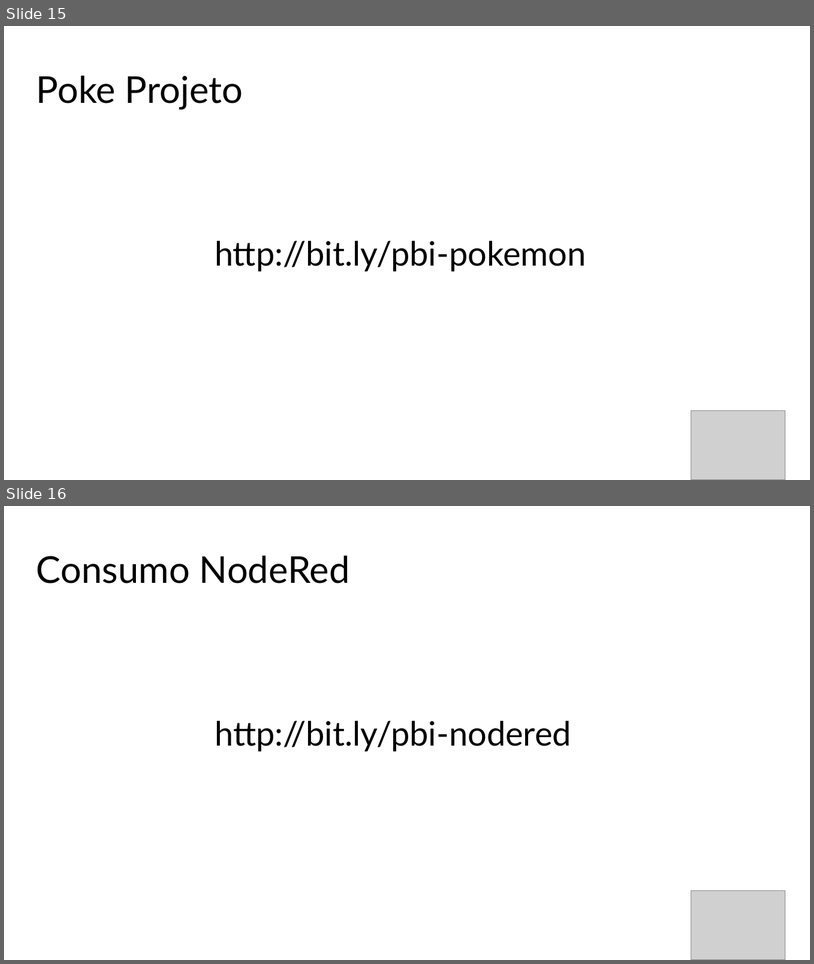
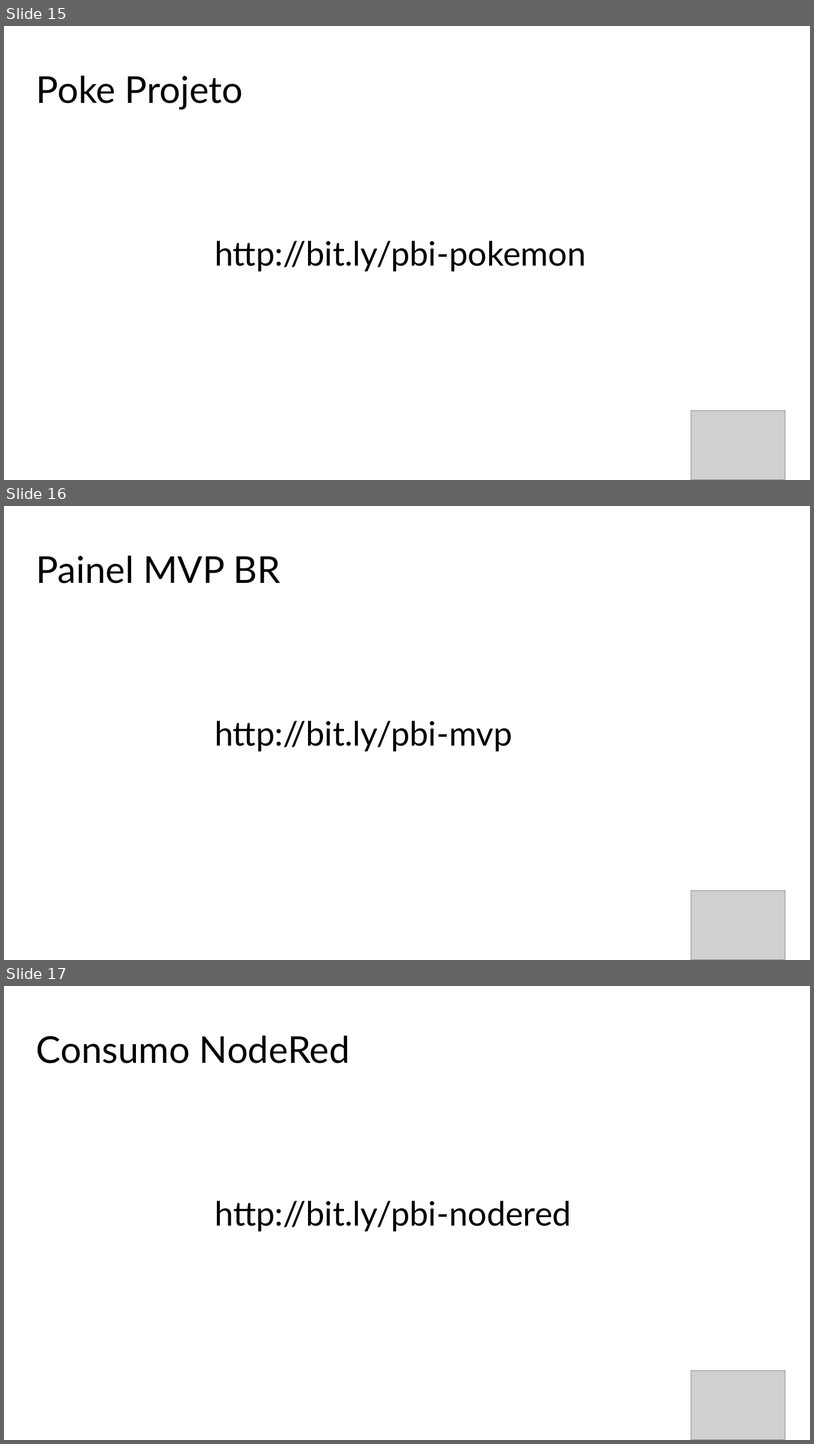
Before and after one commit to orlandogomes/madrugada-pbi, a slide deck: Apresentação/MadrugadaNerdzao_Trilha PBI.pptx. Shown one above the other, each under a label of ours: slides 15 and 16 before the commit, slides 15, 16 and 17 after it. The pictures are 814x964 and 814x1444 pixels, drawn with LibreOffice and Linux fonts; fonts in the diff are those of the drawing; grey boxes stand for pictures. Boxes give left, top, right and bottom in pixels: in the first picture for what was removed or moved away, otherwise in the second. Text is boxed around its words. In the diff, an @@ line names an element or a change of style, - is before the commit and + after.

```diff
--- a/Apresentação/MadrugadaNerdzao_Trilha PBI.pptx
+++ b/Apresentação/MadrugadaNerdzao_Trilha PBI.pptx
@@ slide 16 added at <box>4,506,810,960</box>, background #FFFFFF @@
@@ title added at <box>36,555,280,583</box>, 44 pt, text #000000 @@
+Painel MVP BR
@@ text added at <box>215,720,513,751</box>, 40 pt, text #000000 @@
+http://bit.ly/pbi-mvp
@@ picture added at <box>691,891,785,960</box> @@
@@ what was slide 16 is now slide 17 @@
```
Also in this commit, not shown: 3 other slides added, 1 other file.
